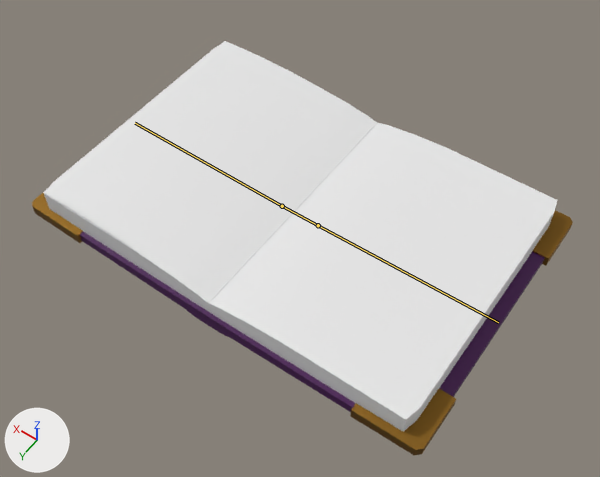
The Blender file Assets/Models/Book.blend as it was, and as the next commit left it.
The view is the same before and after, from a camera (50 mm lens) standing at (-8.4, 11.75, 17.37) and looking at (-0.4, 0.56, -0.22). Arrows for +X, +Y and +Z are at lower left; the lights stay in place. The bones that bend it are drawn over the model as lines.

The first picture shows 'Book', 'Plane'.
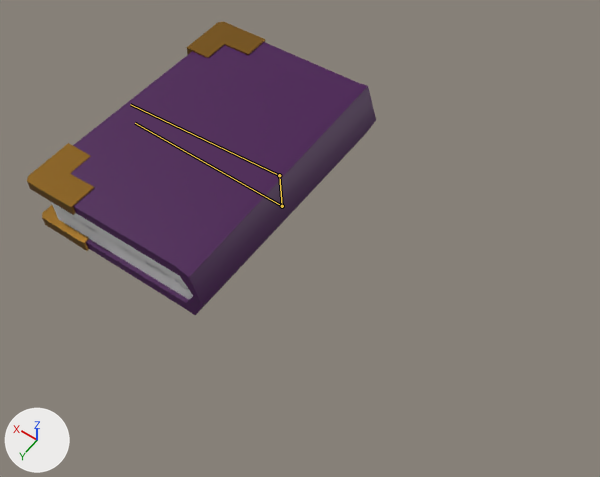
The newer file adds an action. The first version stands in its rest pose; the second is drawn at frame 0 of the action 'Opening.001'.

What differs and where, as boxes (x1, y1, x2, y2) in the pictures (600 x 477 px):
'Book', posed (35% narrower, 28% shorter): before (32, 46, 573, 455); after (27, 22, 376, 315)
'Plane', no longer drawn: before (43, 41, 377, 303)
bone 'Bone.001', root to tip: before (282, 206) to (318, 225); after (282, 206) to (279, 175)
bone 'Bone.002', root to tip: before (318, 225) to (498, 322); after (279, 175) to (130, 104)

What the commit changed:
Bone 'Bone.001' (bone_bone_001) turns from (0, 0, 0) to (92, 0, 0) degrees about its own x, y and z.
Bone 'Bone.002' (bone_bone_002) turns from (0, 0, 0) to (91, 0, 0) degrees about its own x, y and z.
